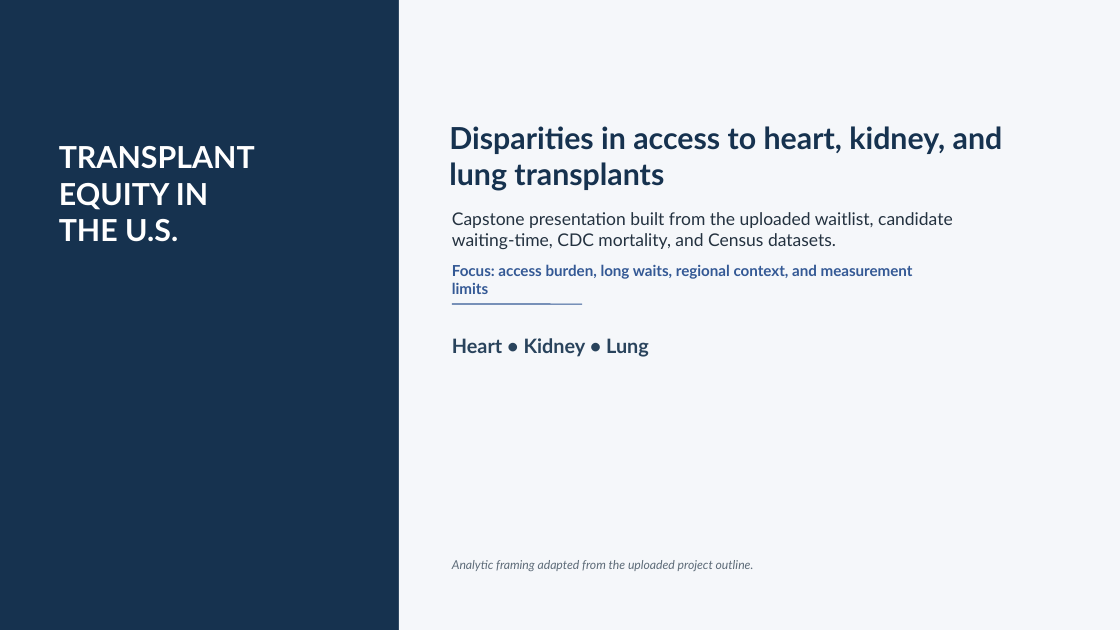
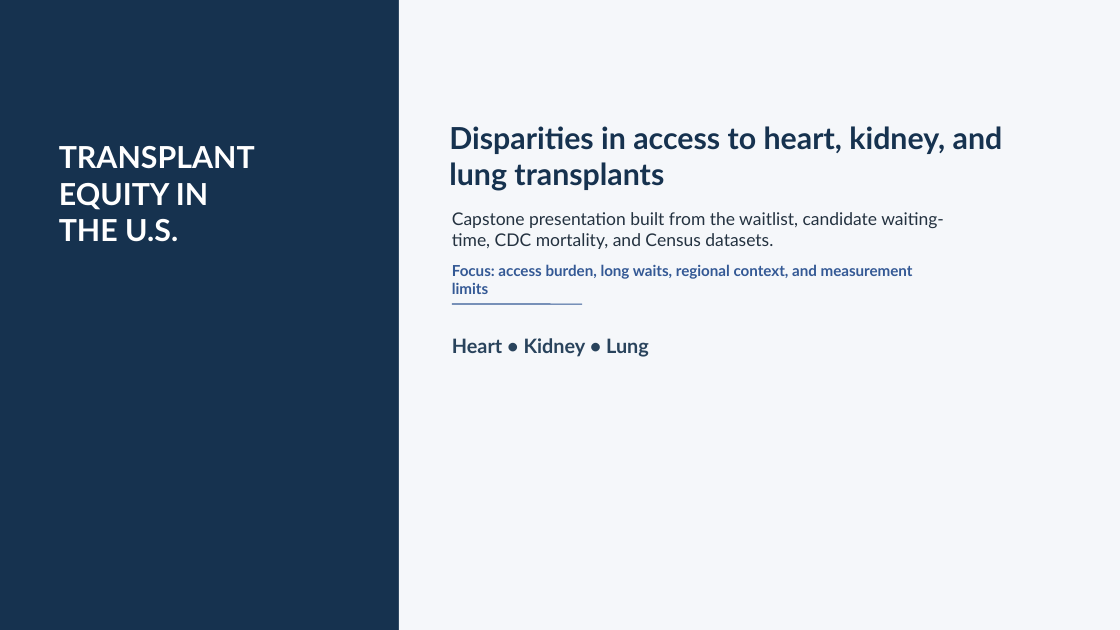
Before and after one commit to ansonrk/Capstone-DA16, a slide deck: slide 1 of DASHBOARD/transplant_equity_capstone_MVP.pptx. Drawn at 1120x630 pixels with LibreOffice and Linux fonts; fonts in the diff are those of the drawing. Boxes give left, top, right and bottom in pixels: in the first picture for what was removed or moved away, otherwise in the second. Text is boxed around its words. In the diff, an @@ line names an element or a change of style, - is before the commit and + after.

Commit message:
Capstone Proj. Final

```diff
--- a/DASHBOARD/transplant_equity_capstone_MVP.pptx
+++ b/DASHBOARD/transplant_equity_capstone_MVP.pptx
@@ text at [452, 212, 944, 249]: text changed @@
-Capstone presentation built from the uploaded waitlist, candidate waiting-time, CDC mortality, and Census datasets.
+Capstone presentation built from the waitlist, candidate waiting-time, CDC mortality, and Census datasets.
@@ text removed at [452, 560, 754, 571] @@
-Analytic framing adapted from the uploaded project outline.
```
Also in this commit, not shown: 6 other slides changed, 5 slides added, 2 slides removed, 2 other files.
